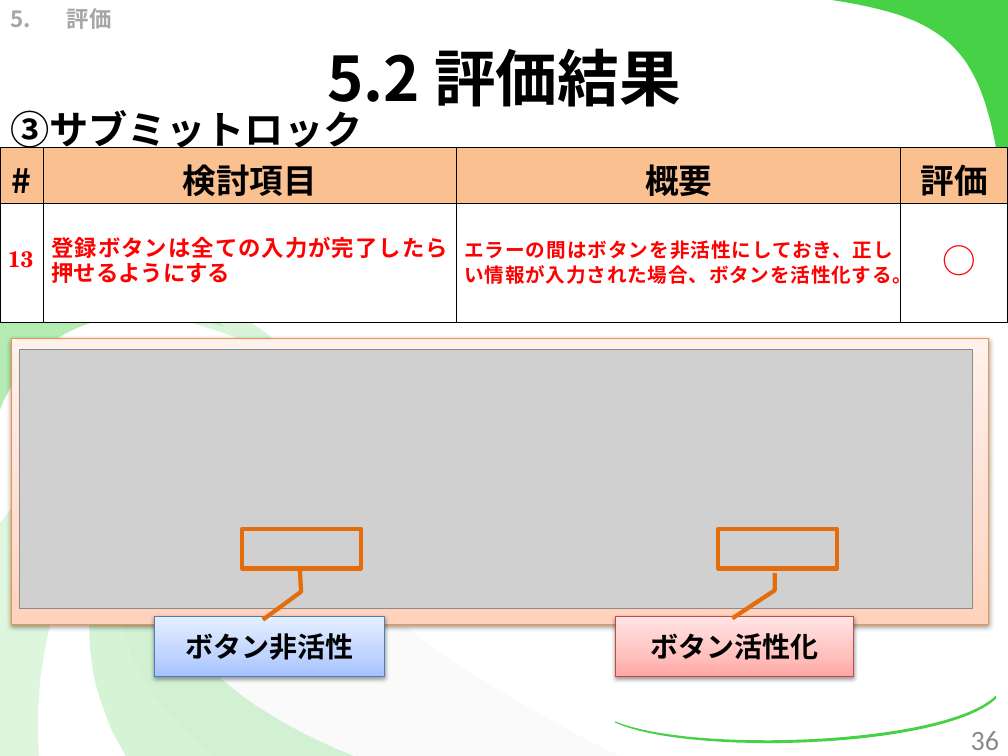
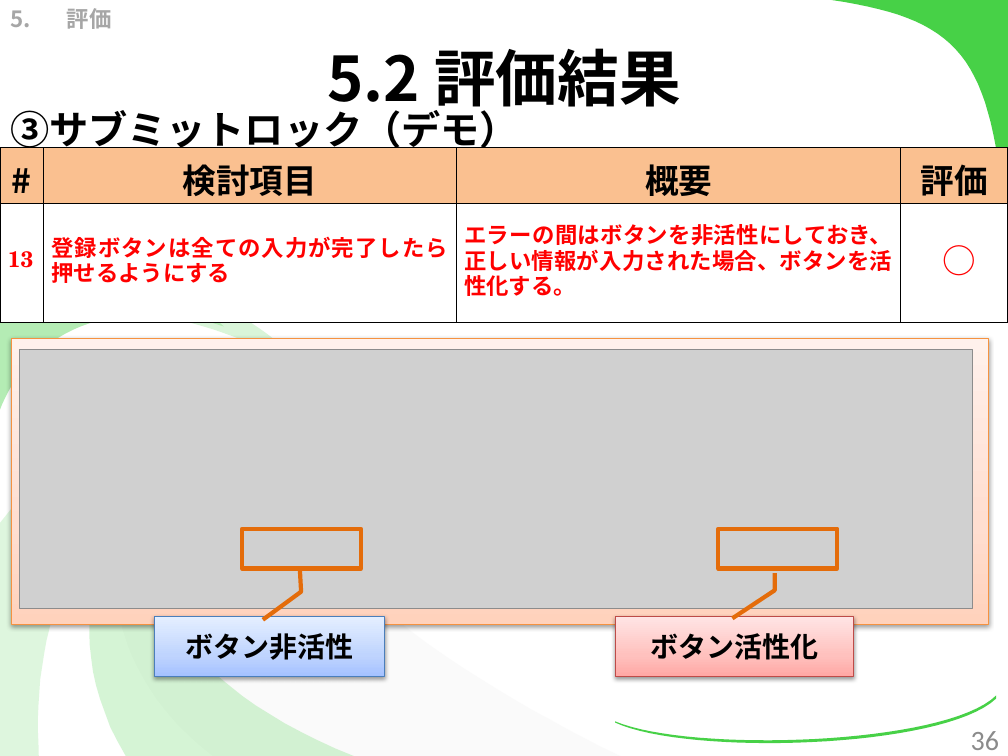
Before and after one commit to kotaro0717/Report-Management, a slide deck: slide 36 of 1.中間報告/3.発表資料/report_hokada.pptx. Drawn at 1008x756 pixels with LibreOffice and Linux fonts; fonts in the diff are those of the drawing; grey boxes stand for pictures. Boxes give left, top, right and bottom in pixels: in the first picture for what was removed or moved away, otherwise in the second. Text is boxed around its words. In the diff, an @@ line names an element or a change of style, - is before the commit and + after.

```diff
--- a/1.中間報告/3.発表資料/report_hokada.pptx
+++ b/1.中間報告/3.発表資料/report_hokada.pptx
@@ text at [10, 104, 519, 155]: text changed @@
-③サブミットロック
+③サブミットロック（デモ）
@@ table at [0, 148, 1007, 323] @@
@@ size 14 to 16 pt in "エラーの間はボタンを非活性にしておき、正しい情報が入力された場合、ボタンを活性化する。" @@
```
Also in this commit, not shown: 23 other slides changed, 3 slides added.
